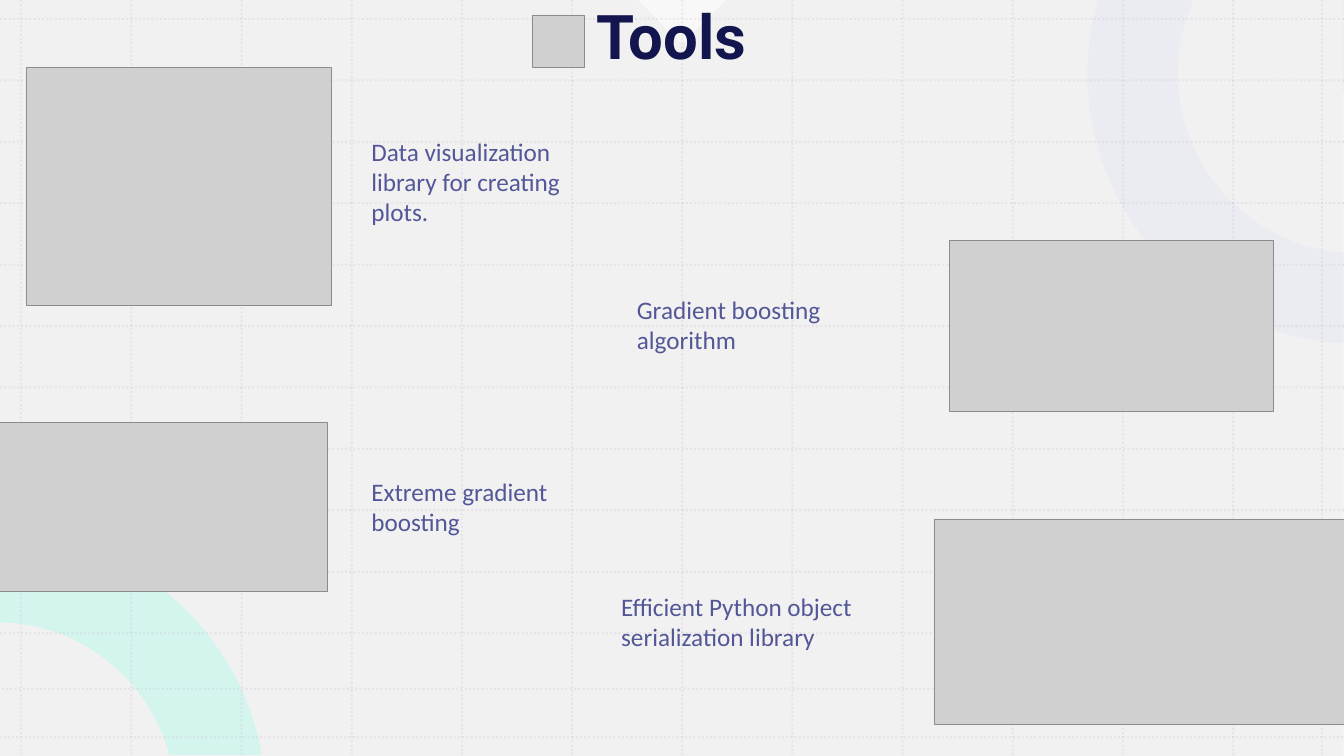
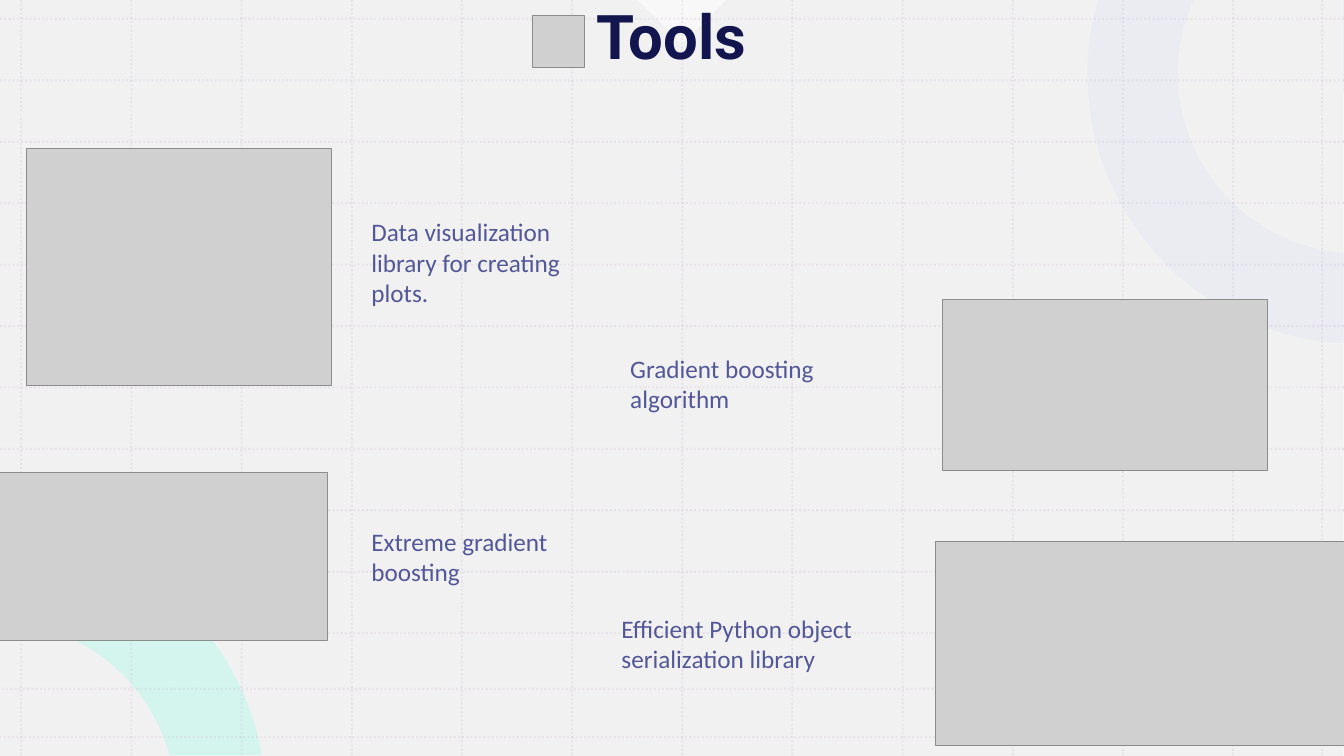
Before and after one commit to Lor3nz0-3099/Progetto_FIA_Spaceship_Project, a slide deck: slide 4 of docs/Spaceship Titanic Presentation.pptx. Drawn at 1344x756 pixels with LibreOffice and Linux fonts; fonts in the diff are those of the drawing; grey boxes stand for pictures. Boxes give left, top, right and bottom in pixels: in the first picture for what was removed or moved away, otherwise in the second. Text is boxed around its words. In the diff, an @@ line names an element or a change of style, - is before the commit and + after.

Commit message:
Minor changes presentation

```diff
--- a/docs/Spaceship Titanic Presentation.pptx
+++ b/docs/Spaceship Titanic Presentation.pptx
@@ picture: place and size @@
-picture at [26, 68, 332, 304]
+picture at [26, 148, 332, 385]
@@ text "Data visualization library for creating ...": place and size @@
-text "Data visualization library for creating ..." at [371, 143, 560, 225]
+text "Data visualization library for creating ..." at [371, 223, 560, 306]
@@ picture: place and size @@
-picture at [950, 240, 1274, 411]
+picture at [943, 299, 1267, 471]
@@ text "Gradient boosting algorithm": place and size @@
-text "Gradient boosting algorithm" at [637, 301, 820, 354]
+text "Gradient boosting algorithm" at [630, 360, 813, 413]
@@ picture: place and size @@
-picture at [0, 422, 328, 591]
+picture at [0, 473, 328, 641]
@@ text "Extreme gradient boosting": place and size @@
-text "Extreme gradient boosting" at [371, 483, 547, 536]
+text "Extreme gradient boosting" at [371, 533, 547, 586]
@@ picture: place and size @@
-picture at [936, 519, 1344, 724]
+picture at [936, 541, 1344, 746]
@@ text "Efficient Python object serialization library": place and size @@
-text "Efficient Python object serialization library" at [621, 598, 851, 650]
+text "Efficient Python object serialization library" at [621, 620, 852, 672]
```
Also in this commit, not shown: 2 other slides changed, 1 slide removed.
